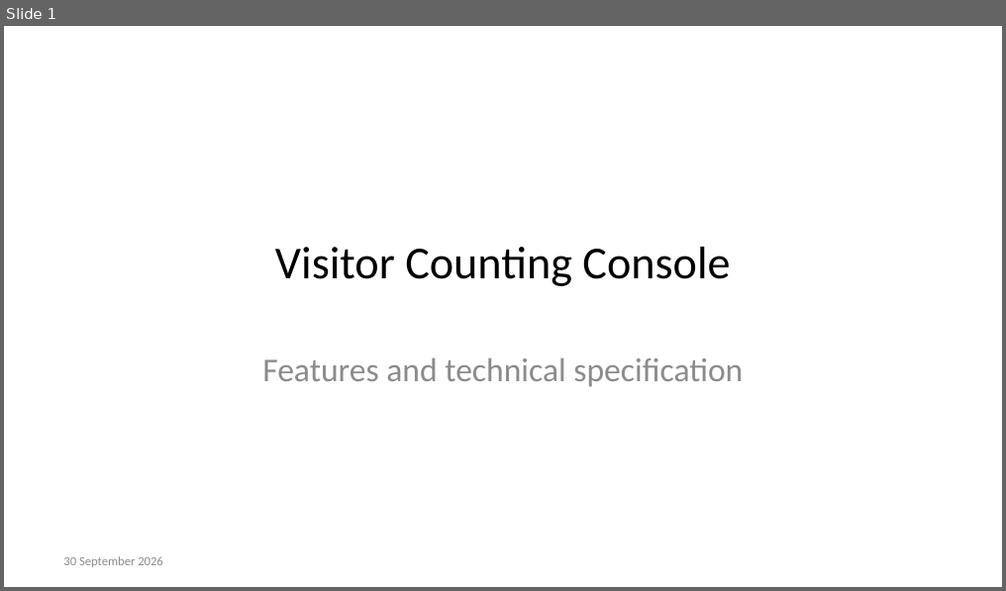
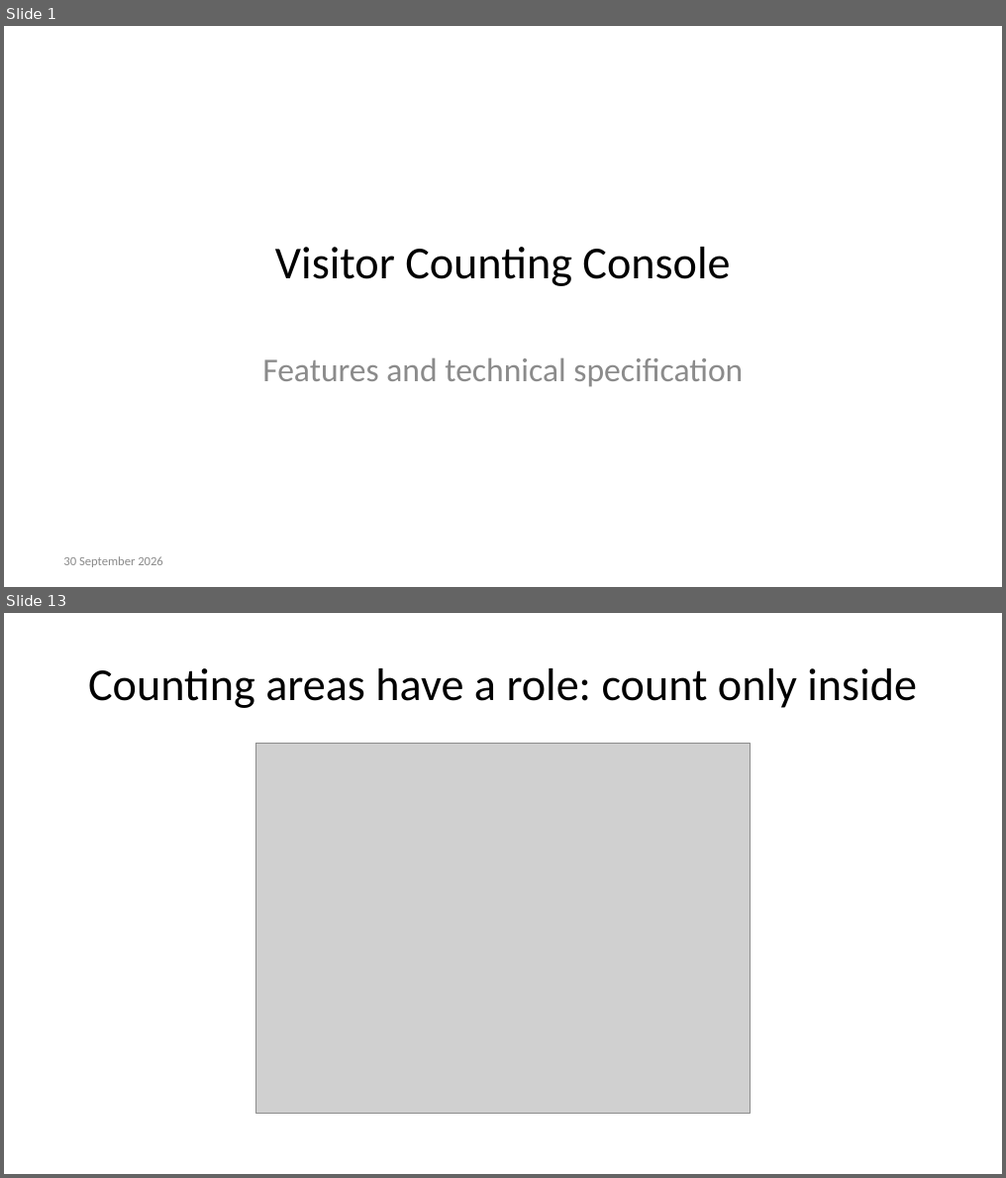
Before and after one commit to felixyustian/visitor-counting-console, a slide deck: docs/Visitor-Counting-Console-Deck.pptx. Shown one above the other, each under a label of ours: slide 1 before the commit, slides 1 and 13 after it; the slides between them are not shown. The pictures are 1006x591 and 1006x1178 pixels, drawn with LibreOffice and Linux fonts; fonts in the diff are those of the drawing; grey boxes stand for pictures. Boxes give left, top, right and bottom in pixels: in the first picture for what was removed or moved away, otherwise in the second. Text is boxed around its words. In the diff, an @@ line names an element or a change of style, - is before the commit and + after.

```diff
--- a/docs/Visitor-Counting-Console-Deck.pptx
+++ b/docs/Visitor-Counting-Console-Deck.pptx
@@ slide 13 added at (x1=4, y1=613, x2=1002, y2=1174), background #FFFFFF @@
@@ title added at (x1=88, y1=668, x2=917, y2=708), 33 pt, text #000000 @@
+Counting areas have a role: count only inside
@@ picture added at (x1=256, y1=744, x2=749, y2=1114) @@
```
Also in this commit, not shown: 12 slides changed, 13 other slides added, 1 slide removed, 17 other files.
